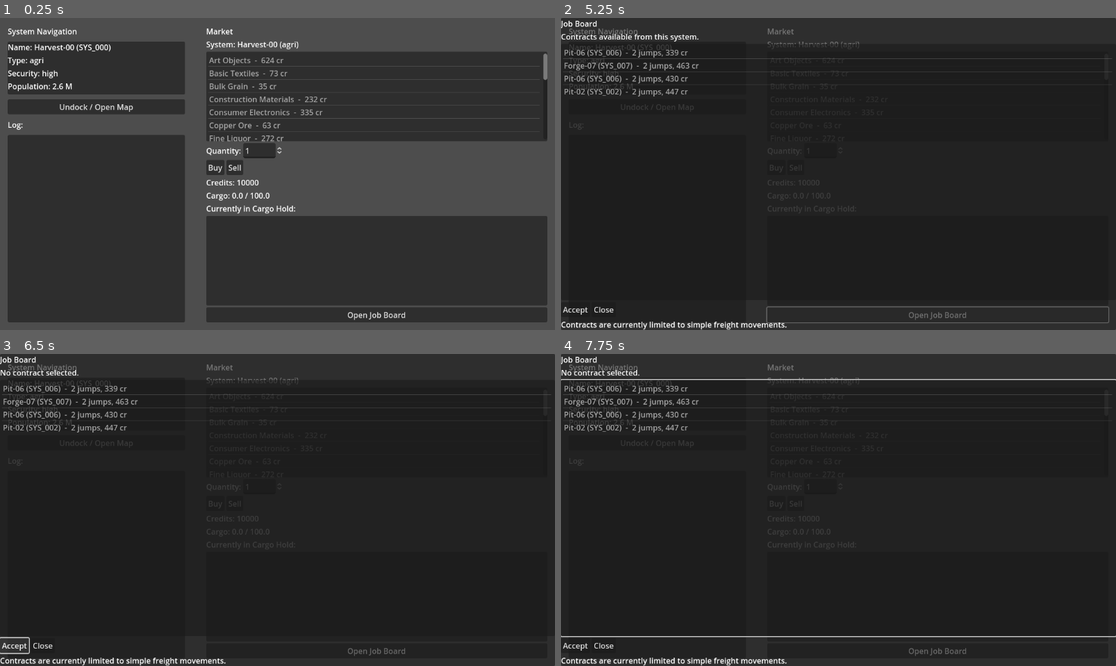
Above: before the commit, frames 1-4 (two rows, left to right).
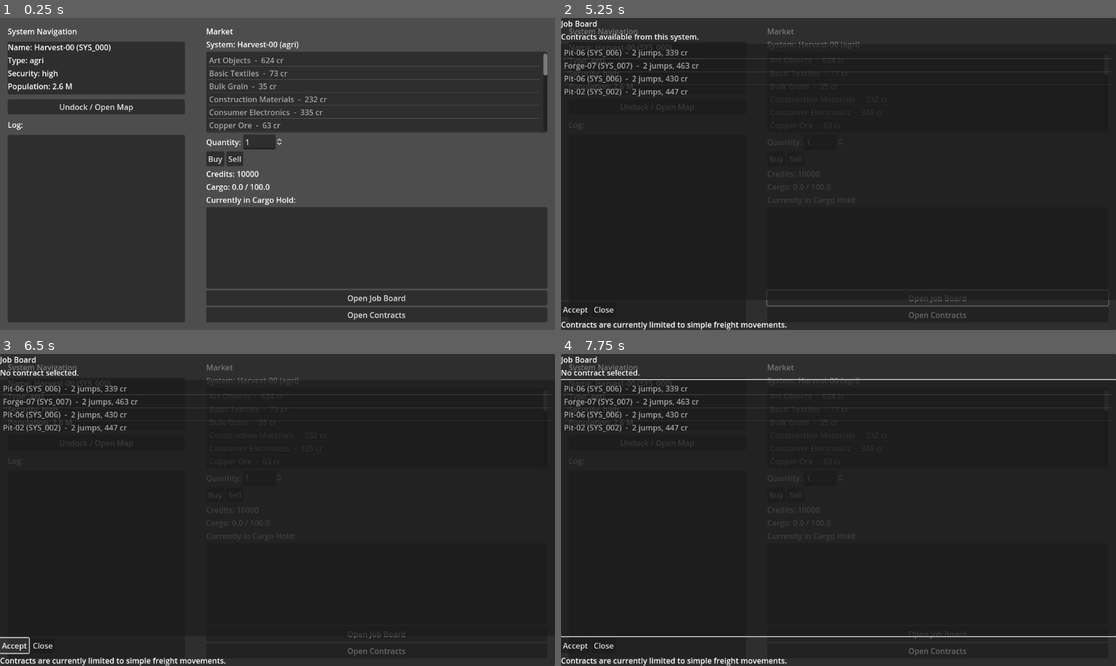
Above: after the commit, the same moments.

Repository: DKyd/Tiny-Cormorant
Game: Godot game, scene res://scenes/SystemList.tscn
The game is run twice, just before and just after one commit, with the same random seed, the same clock (stepped at 60 frames per second) and the same inputs.
Inputs (mouse positions are in pixels of both pictures, inside the frame that each line leads up to):
- Up to frame 1 (0.25 s): no input
- Up to frame 2 (5.25 s): click "Undock / Open Map" at 0.5 s; click (605, 39) at 1.27 s; type "12" at 1.35 s; click (938, 314) at 2 s, where only the run after the commit has a clickable "Open Contracts"; click "Dock" at 2.75 s; click "Buy" at 3.5 s; click "Sell" at 4.25 s; click "Open Job Board" at 5 s
- Up to frame 3 (6.5 s): click "Accept" at 5.75 s
- Up to frame 4 (7.75 s): click "Accept" at 6.5 s; click "Undock / Open Map" at 7.25 s

The runs differ from the first frame. In frame 1, 4.8% of the frame differs, in the area x 37-99%, y 18-97%; in frame 2, 1.0%; in frame 3, 0.3%; in frame 4, 0.3%.

Commit message:
Contracts added with map awareness

Diff:
--- /dev/null
+++ b/scenes/ContractsPanel.tscn
@@ -0,0 +1,52 @@
+[gd_scene load_steps=2 format=3 uid="uid://pqs4oqyejqo2"]
+
+[ext_resource type="Script" path="res://ui/ContractPanel.gd" id="1_6d6at"]
+
+[node name="ContractsPanel" type="Control"]
+layout_mode = 3
+anchors_preset = 15
+anchor_right = 1.0
+anchor_bottom = 1.0
+grow_horizontal = 2
+grow_vertical = 2
+script = ExtResource("1_6d6at")
+
+[node name="PanelContainer" type="PanelContainer" parent="."]
+layout_mode = 1
+anchors_preset = 15
+anchor_right = 1.0
+anchor_bottom = 1.0
+grow_horizontal = 2
+grow_vertical = 2
+
+[node name="MarginContainer" type="MarginContainer" parent="PanelContainer"]
+layout_mode = 2
+
+[node name="VBoxContainer" type="VBoxContainer" parent="PanelContainer/MarginContainer"]
+layout_mode = 2
+
+[node name="TitleLabel" type="Label" parent="PanelContainer/MarginContainer/VBoxContainer"]
+layout_mode = 2
+text = "Active Contracts"
+
+[node name="InfoLabel" type="Label" parent="PanelContainer/MarginContainer/VBoxContainer"]
+layout_mode = 2
+
+[node name="ContractList" type="ItemList" parent="PanelContainer/MarginContainer/VBoxContainer"]
+layout_mode = 2
+size_flags_vertical = 3
+
+[node name="HBoxContainer" type="HBoxContainer" parent="PanelContainer/MarginContainer/VBoxContainer"]
+layout_mode = 2
+
+[node name="AbandonButton" type="Button" parent="PanelContainer/MarginContainer/VBoxContainer/HBoxContainer"]
+layout_mode = 2
+text = "Abandon"
+
+[node name="CloseButton" type="Button" parent="PanelContainer/MarginContainer/VBoxContainer/HBoxContainer"]
+layout_mode = 2
+text = "Close"
+
+[node name="HintLabel" type="Label" parent="PanelContainer/MarginContainer/VBoxContainer"]
+layout_mode = 2
+text = "Contracts complete automatically when you reach their destination system."
--- a/scenes/MarketPanel.tscn
+++ b/scenes/MarketPanel.tscn
@@ -76,6 +76,10 @@
 layout_mode = 2
 text = "Open Job Board"
 
+[node name="ContractsButton" type="Button" parent="MarginContainer/VBoxContainer"]
+layout_mode = 2
+text = "Open Contracts"
+
 [connection signal="item_selected" from="MarginContainer/VBoxContainer/CommoditiesList" to="." method="_on_CommoditiesList_item_selected"]
 [connection signal="pressed" from="MarginContainer/VBoxContainer/HBoxContainer2/BuyButton" to="." method="_on_BuyButton_pressed"]
 [connection signal="pressed" from="MarginContainer/VBoxContainer/HBoxContainer2/SellButton" to="." method="_on_SellButton_pressed"]
--- a/singletons/GameState.gd
+++ b/singletons/GameState.gd
@@ -47,13 +47,12 @@
     player_money -= cost
     current_system_id = new_system_id
 
-	# checks for contract fulfillment on arrival
-    check_travel_contracts_at(current_system_id)
-
     Log.add("Traveled to %s (-%.0f cr)" % [new_system_id, cost])
     emit_signal("system_changed", current_system_id)
     print("Traveled to system: %s (cost %.0f, remaining %.0f)" % [new_system_id, cost, player_money])
 
+	# checks for contract fulfillment on arrival
+    check_travel_contracts_at(current_system_id)
 
 func get_cargo_quantity(commodity_id: String) -> int:
     return int(cargo.get(commodity_id, 0))
@@ -145,3 +144,19 @@
         Log.add("Completed contract to %s, earned %.0f cr." % [dest_name, reward])
 
     active_contracts = remaining
+
+func abandon_contract(contract_id: String) -> void:
+    if contract_id == "":
+        return
+
+    var remaining: Array = []
+    for contract_variant in active_contracts:
+        var c: Dictionary = contract_variant
+        var id: String = c.get("id", "")
+        if id == contract_id:
+            var dest_name: String = c.get("destination_name", c.get("destination", "???"))
+            Log.add("Abandoned contract to %s." % dest_name)
+            continue
+        remaining.append(c)
+
+    active_contracts = remaining
--- /dev/null
+++ b/ui/ContractPanel.gd
@@ -0,0 +1,92 @@
+# res://scenes/ContractsPanel.gd
+extends Control
+
+@onready var title_label: Label = $PanelContainer/MarginContainer/VBoxContainer/TitleLabel
+@onready var info_label: Label = $PanelContainer/MarginContainer/VBoxContainer/InfoLabel
+@onready var contracts_list: ItemList = $PanelContainer/MarginContainer/VBoxContainer/ContractList
+@onready var abandon_button: Button = $PanelContainer/MarginContainer/VBoxContainer/HBoxContainer/AbandonButton
+@onready var close_button: Button = $PanelContainer/MarginContainer/VBoxContainer/HBoxContainer/CloseButton
+@onready var hint_label: Label = $PanelContainer/MarginContainer/VBoxContainer/HintLabel
+
+# Local snapshot of active contracts at open time
+var contracts: Array = []
+
+
+func _ready() -> void:
+	title_label.text = "Active Contracts"
+
+	_refresh_from_gamestate()
+
+	contracts_list.item_selected.connect(_on_contract_selected)
+	abandon_button.pressed.connect(_on_abandon_pressed)
+	close_button.pressed.connect(_on_close_pressed)
+
+
+func _refresh_from_gamestate() -> void:
+	contracts = GameState.active_contracts.duplicate(true)
+	_refresh_list()
+
+
+func _refresh_list() -> void:
+	contracts_list.clear()
+
+	if contracts.is_empty():
+		info_label.text = "No active contracts."
+		abandon_button.disabled = true
+		return
+
+	abandon_button.disabled = false
+
+	for i in range(contracts.size()):
+		var c: Dictionary = contracts[i]
+		var dest_name: String = c.get("destination_name", c.get("destination", "???"))
+		var dest_id: String = c.get("destination", "")
+		var jumps: int = int(c.get("jumps", 0))
+		var reward: float = float(c.get("reward", 0.0))
+
+		var line := "%s (%s)  -  %d jumps, %.0f cr" % [dest_name, dest_id, jumps, reward]
+		contracts_list.add_item(line)
+		# store contract id as metadata
+		contracts_list.set_item_metadata(i, c.get("id", ""))
+
+	info_label.text = "You have %d active contract(s)." % contracts.size()
+
+
+func _on_contract_selected(index: int) -> void:
+	if index < 0 or index >= contracts.size():
+		info_label.text = "Select a contract to see details."
+		return
+
+	var c: Dictionary = contracts[index]
+	var dest_name: String = c.get("destination_name", c.get("destination", "???"))
+	var dest_id: String = c.get("destination", "")
+	var jumps: int = int(c.get("jumps", 0))
+	var reward: float = float(c.get("reward", 0.0))
+
+	info_label.text = "To %s (%s): %d jumps, reward %.0f cr." % [dest_name, dest_id, jumps, reward]
+
+
+func _on_abandon_pressed() -> void:
+	var selected: PackedInt32Array = contracts_list.get_selected_items()
+	if selected.size() == 0:
+		info_label.text = "No contract selected."
+		return
+
+	var idx: int = selected[0]
+	if idx < 0 or idx >= contracts.size():
+		info_label.text = "Invalid contract."
+		return
+
+	var c: Dictionary = contracts[idx]
+	var contract_id: String = c.get("id", "")
+	if contract_id == "":
+		info_label.text = "Invalid contract data."
+		return
+
+	GameState.abandon_contract(contract_id)
+	_refresh_from_gamestate()
+	info_label.text = "Contract abandoned."
+
+
+func _on_close_pressed() -> void:
+	queue_free()
--- a/ui/MapPanel.gd
+++ b/ui/MapPanel.gd
@@ -8,17 +8,17 @@
 @onready var set_course_button: Button = $PanelContainer/MarginContainer/VBoxContainer/HBoxContainer2/SetCourseButton
 @onready var close_button: Button = $PanelContainer/MarginContainer/VBoxContainer/HBoxContainer2/CloseButton
 @onready var info_label: Label = $PanelContainer/MarginContainer/VBoxContainer/InfoLabel
-@onready var cargo_list: ItemList = $MarginContainer/VBoxContainer/CargoList  # keep this if not already there
 
-var all_system_entries: Array = []  # array of { id, name, type, security }
+var all_system_entries: Array = [] # array of { id, name, type, security }
+var contract_dest_ids: Array = []
 
 func _ready() -> void:
 	title_label.text = "Galaxy Map"
 	close_button.text = "Dock"
 
 	_build_system_entries()
+	_rebuild_contract_destinations()
 	_refresh_systems_list("")
-
 
 	search_box.text_changed.connect(_on_search_text_changed)
 	search_clear_button.pressed.connect(_on_search_clear_pressed)
@@ -65,11 +65,22 @@
 				continue
 
 		var label := "%s (%s) - %s" % [name, stype, sec]
+
+		var is_here: bool = (sys_id == current_id)
+		var has_contract: bool = contract_dest_ids.has(sys_id)
+
+		if has_contract and is_here:
+			label += "  [HERE, CONTRACT]"
+		elif has_contract:
+			label += "  [CONTRACT]"
+		elif is_here:
+			label += "  [HERE]"
+
 		var idx := systems_list.add_item(label)
-		# mark current system visually
-		if sys_id == current_id:
+
+		if is_here:
 			systems_list.set_item_disabled(idx, true)
-			systems_list.set_item_text(idx, label + "  [HERE]")
+
 		systems_list.set_item_metadata(idx, sys_id)
 
 	info_label.text = "Select a system and press Set Course."
@@ -87,13 +98,24 @@
 func _on_system_selected(index: int) -> void:
 	if index < 0:
 		return
+
 	var sys_id: String = str(systems_list.get_item_metadata(index))
 	var path: Array = Galaxy.find_path(GameState.current_system_id, sys_id)
 	if path.is_empty() or path.size() < 2:
 		info_label.text = "No route from here to that system."
-	else:
-		var hops := path.size() - 1
-		info_label.text = "Route found: %d jumps." % hops
+		return
+
+	var hops := path.size() - 1
+	var msg := "Route found: %d jumps." % hops
+
+	var contract_count := _count_contracts_to_system(sys_id)
+	if contract_count > 0:
+		msg += "  (%d active contract%s here.)" % [
+			contract_count,
+			"s" if contract_count != 1 else ""
+		]
+
+	info_label.text = msg
 
 
 func _on_set_course_pressed() -> void:
@@ -124,3 +146,23 @@
 
 func _on_close_pressed() -> void:
 	queue_free()
+
+func _rebuild_contract_destinations() -> void:
+	contract_dest_ids.clear()
+
+	for contract_variant in GameState.active_contracts:
+		var c: Dictionary = contract_variant
+		var dest_id: String = str(c.get("destination", ""))
+		if dest_id == "":
+			continue
+		if not contract_dest_ids.has(dest_id):
+			contract_dest_ids.append(dest_id)
+
+
+func _count_contracts_to_system(sys_id: String) -> int:
+	var count := 0
+	for contract_variant in GameState.active_contracts:
+		var c: Dictionary = contract_variant
+		if str(c.get("destination", "")) == sys_id:
+			count += 1
+	return count
--- a/ui/MarketPanel.gd
+++ b/ui/MarketPanel.gd
@@ -11,6 +11,7 @@
 @onready var cargo_weight_label: Label = $MarginContainer/VBoxContainer/CargoWeightLabel
 @onready var cargo_list: ItemList = $MarginContainer/VBoxContainer/CargoList
 @onready var job_board_button: Button = $MarginContainer/VBoxContainer/JobBoardButton
+@onready var contracts_button: Button = $MarginContainer/VBoxContainer/ContractsButton
 
 # index in ItemList -> commodity entry { id, name, price }
 var entries: Array = []
@@ -26,6 +27,7 @@
 	buy_button.pressed.connect(_on_BuyButton_pressed)
 	sell_button.pressed.connect(_on_SellButton_pressed)
 	job_board_button.pressed.connect(_on_JobBoardButton_pressed)
+	contracts_button.pressed.connect(_on_ContractsButton_pressed)
 	commodities_list.item_selected.connect(_on_CommoditiesList_item_selected)
 
 
@@ -218,3 +220,21 @@
 	if panel is Control:
 		panel.set_anchors_preset(Control.PRESET_FULL_RECT)
 		panel.set_offsets_preset(Control.PRESET_FULL_RECT)
+
+
+func _on_ContractsButton_pressed() -> void:
+	var scene: PackedScene = load("res://scenes/ContractsPanel.tscn")
+	if scene == null:
+		push_error("Failed to load ContractsPanel.tscn")
+		return
+
+	var panel: Control = scene.instantiate()
+
+	var root: Node = get_tree().current_scene
+	if root == null:
+		root = get_tree().root
+	root.add_child(panel)
+
+	if panel is Control:
+		panel.set_anchors_preset(Control.PRESET_FULL_RECT)
+		panel.set_offsets_preset(Control.PRESET_FULL_RECT)
--- a/ui/SystemList.gd
+++ b/ui/SystemList.gd
@@ -1,4 +1,4 @@
-# res://ui/SystemList.gd
+# res://scenes/SystemList.gd
 extends Control
 
 @onready var title_label: Label = $MainSplit/MarginContainer/VBoxContainer/TitleLabel
@@ -19,13 +19,13 @@
 
     GameState._ensure_starting_system()
 
-	# listne for system changes
+    # react to system changes (travel, auto-travel, etc.)
     GameState.system_changed.connect(_on_system_changed)
 
-    # listen for log updates
+    # react to new log messages
     Log.message_added.connect(_on_log_message_added)
 
-    # dock / open map
+    # open/close map
     dock_button.pressed.connect(_on_DockButton_pressed)
 
     _refresh_ui()
@@ -56,7 +56,7 @@
             security_label.text = "Security: %s" % sys_sec
             population_label.text = "Population: %s" % _format_population(sys_pop)
 
-    # refresh market panel for this system
+    # refresh market panel for current system
     if is_instance_valid(market_panel) and market_panel.has_method("refresh_all"):
         market_panel.refresh_all()
 
@@ -68,9 +68,10 @@
     log_list.clear()
     for msg in Log.messages:
         log_list.add_item(msg)
-    # optional: keep last message in view
-    if log_list.get_item_count() > 0:
-        log_list.select(log_list.get_item_count() - 1)
+
+    var count: int = log_list.get_item_count()
+    if count > 0:
+        log_list.select(count - 1)
         log_list.ensure_current_is_visible()
 
 
@@ -86,6 +87,10 @@
     _refresh_log()
 
 
+func _on_system_changed(new_system_id: String) -> void:
+    _refresh_ui()
+
+
 func _on_DockButton_pressed() -> void:
     var map_panel_scene: PackedScene = load("res://scenes/MapPanel.tscn")
     if map_panel_scene == null:
@@ -95,8 +100,6 @@
     var map_panel: Control = map_panel_scene.instantiate()
     add_child(map_panel)
 
+    # Godot 4: anchors + offsets preset to fill parent
     map_panel.set_anchors_preset(Control.PRESET_FULL_RECT)
     map_panel.set_offsets_preset(Control.PRESET_FULL_RECT)
-
-func _on_system_changed(new_system_id: String) -> void:
-    _refresh_ui()
